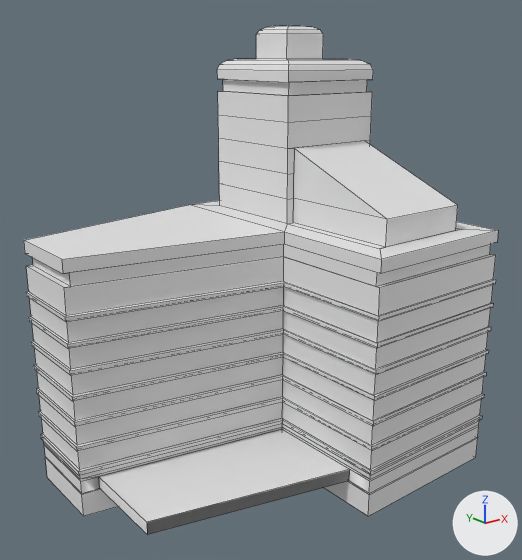
One commit to the FBX model Assets/models/buildings/building2.fbx: the scene before it, then after it.
Both versions are drawn from a 50 mm lens placed at (-63.1, -72.1, 49.7), pointed at (-12.3, -8.6, 24.3). Every picture has the same lights, and +X, +Y and +Z are marked at lower right. Mesh edges are drawn as thin lines. Where no turn or scale is listed for an object, it has been applied to the vertices.
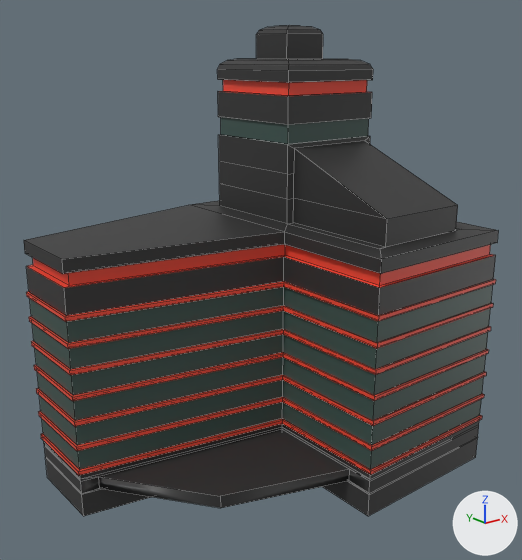
Changed parts and their boxes (x1, y1, x2, y2) in the pictures (522 x 560 px):
'Cube', reshaped
    before: (24, 25, 498, 535)
    after: (24, 25, 498, 516)
part 1 of me_cube_001, built on
    before: (27, 91, 495, 535)
    after: (27, 91, 495, 508)
part 2 of me_cube_001, recoloured (white to red)
    both: (26, 80, 496, 475)
part 3 of me_cube_001, recoloured
    both: (24, 25, 498, 516)
part 4 of me_cube_001, recoloured
    both: (29, 284, 493, 470)

What the commit changed:
Material 'crap4' (mat_crap4) is new.
Its base color is (0.0448, 0.0869, 0.0754) (dark cyan #3c534e).
Material 'crap1' (mat_crap1) is new.
Its base color is (1.0, 1.0, 1.0) (white #ffffff).
Material 'crap2' (mat_crap2) is new.
Its base color is (0.8, 0.0671, 0.0358) (red #e74935).
Material 'crap3' (mat_crap3) is new.
Its base color is (0.0308, 0.0308, 0.0308) (black #313131).
me_cube_001 is used by ob_cube; location (0.0, 0.0, 1.5).
me_cube_001 had 396 vertices, 396 faces and spanned x -35.3..10.2, y -25.2..10.2, z -1.5..51.5.
me_cube_001 now has 404 vertices, 405 faces and spans x -35.3..10.2, y -25.2..10.2, z -1.5..51.5.
Part 1, on me_cube_001:
6 faces are deleted.
4 vertices in x -7.0..7.0, y -7.0..7.0, z 37.5 move by (0.0, 0.0, 0.5).
4 vertices in x -7.0..7.0, y -7.0..7.0, z 40.5 move by (0.0, 0.0, -0.2).
8 vertices move from x -34.3..-10.0, y -24.5..-5.0, z 1.5..27.0 to x -34.3..-9.4, y -24.5..-4.7, z 1.5..27.0.
8 vertices are added at x -6.8..6.8, y -6.8..6.8, z 38.0..40.3.
11 new faces join them, mat_crap3 (black #313131).
4 new faces join them, mat_crap4 (dark cyan #3c534e).
me_cube_001 part 2: 204 faces spanning x -35.3..10.2, y -25.2..10.2, z 4.0..45.0 switch from no material to mat_crap2 (red #e74935).
me_cube_001 part 3: 135 faces spanning x -35.0..10.0, y -25.0..10.0, z -1.5..51.5 switch from no material to mat_crap3 (black #313131).
me_cube_001 part 4: 48 faces spanning x -35.0..10.0, y -25.0..10.0, z 4.5..22.0 switch from no material to mat_crap4 (dark cyan #3c534e).
me_cube_001 now uses material mat_crap1 (white #ffffff).
